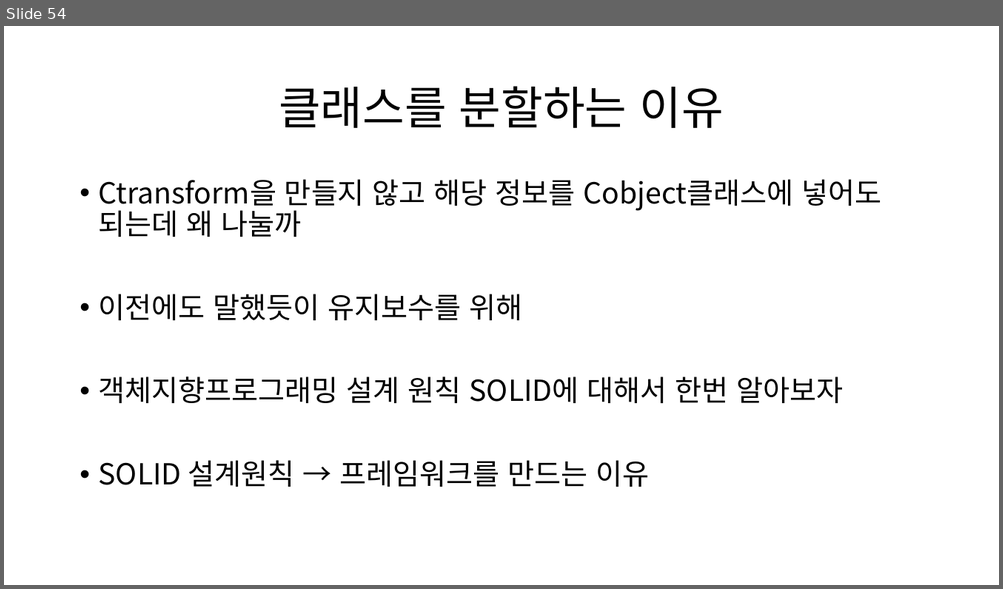
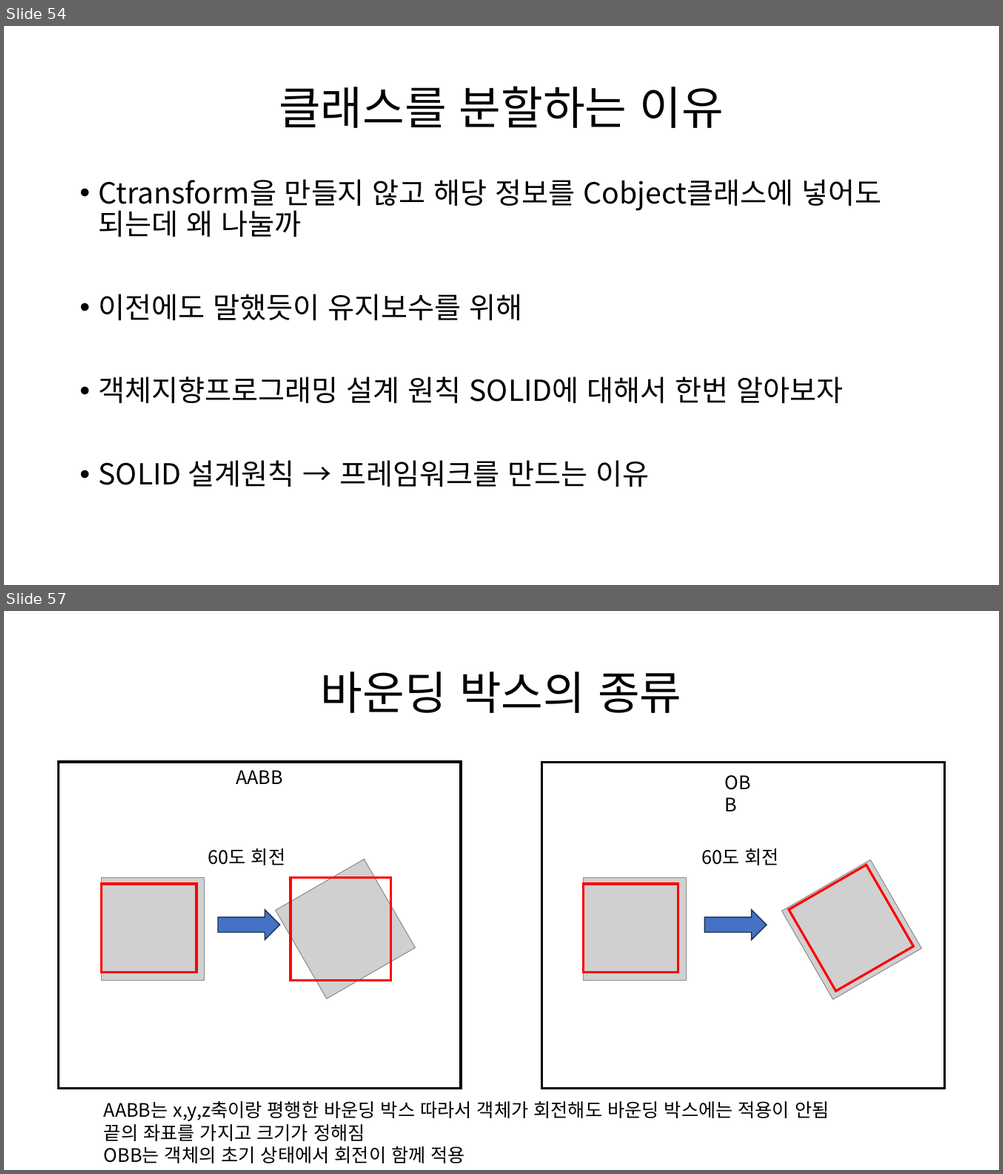
Before and after one commit to Kimseongtae9911/WarpOpenGL, a slide deck: 프레임워크.pptx. Shown one above the other, each under a label of ours: slide 54 before the commit, slides 54 and 57 after it; the slides between them are not shown. The pictures are 1003x589 and 1003x1174 pixels, drawn with LibreOffice and Linux fonts; fonts in the diff are those of the drawing; grey boxes stand for pictures. Boxes give left, top, right and bottom in pixels: in the first picture for what was removed or moved away, otherwise in the second. Text is boxed around its words. In the diff, an @@ line names an element or a change of style, - is before the commit and + after.

Commit message:
바운딩박스 띄우기 완료

```diff
--- a/프레임워크.pptx
+++ b/프레임워크.pptx
@@ slide 57 added at <box>4,611,999,1170</box>, background #FFFFFF @@
@@ title added at <box>321,672,681,713</box>, 44 pt, text #000000 @@
+바운딩 박스의 종류
@@ rectangle added at <box>59,762,461,1088</box>, outline #000000 2.25 pt @@
@@ rectangle added at <box>542,763,945,1089</box>, outline #000000 2.25 pt @@
@@ text added at <box>236,770,283,784</box>, 18 pt, text #000000 @@
+AABB
@@ text added at <box>717,768,768,797</box>, 18 pt, text #000000 @@
+OBB
@@ text added at <box>208,849,285,866</box>, 18 pt, text #000000 @@
+60도 회전
@@ text added at <box>701,849,779,866</box>, 18 pt, text #000000 @@
+60도 회전
@@ picture added at <box>276,860,415,999</box> @@
@@ picture added at <box>782,860,921,999</box> @@
@@ rectangle added at <box>788,865,913,991</box>, outline #FF0000 2.25 pt @@
@@ picture added at <box>102,878,204,980</box> @@
@@ rectangle added at <box>102,884,196,973</box>, outline #FF0000 2.25 pt @@
@@ rectangle added at <box>290,878,390,980</box>, outline #FF0000 2.25 pt @@
@@ picture added at <box>583,878,686,980</box> @@
@@ rectangle added at <box>583,884,678,973</box>, outline #FF0000 2.25 pt @@
@@ right arrow added at <box>218,910,280,940</box>, fill #4472C4, outline #1E3256 1 pt @@
@@ right arrow added at <box>705,910,766,940</box>, fill #4472C4, outline #1E3256 1 pt @@
@@ text added at <box>104,1102,828,1164</box>, 18 pt, text #000000 @@
+AABB는 x,y,z축이랑 평행한 바운딩 박스 따라서 객체가 회전해도 바운딩 박스에는 적용이 안됨
+끝의 좌표를 가지고 크기가 정해짐
+OBB는 객체의 초기 상태에서 회전이 함께 적용
```
Also in this commit, not shown: 17 other slides added, 19 other files.
